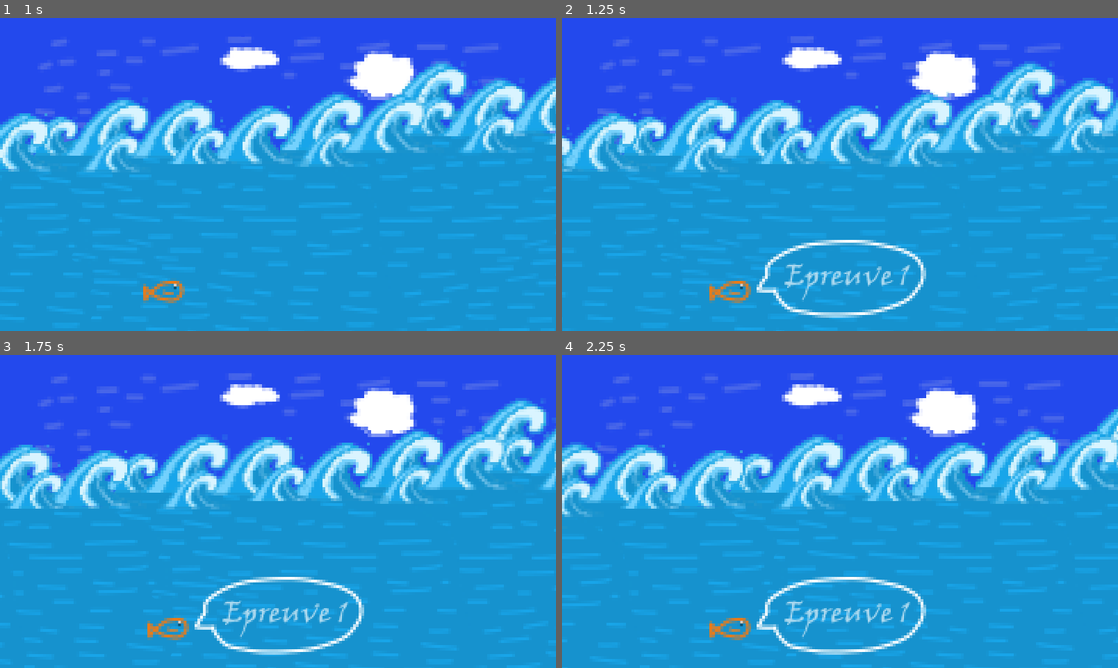
Above: before the commit, frames 1-4 (two rows, left to right).
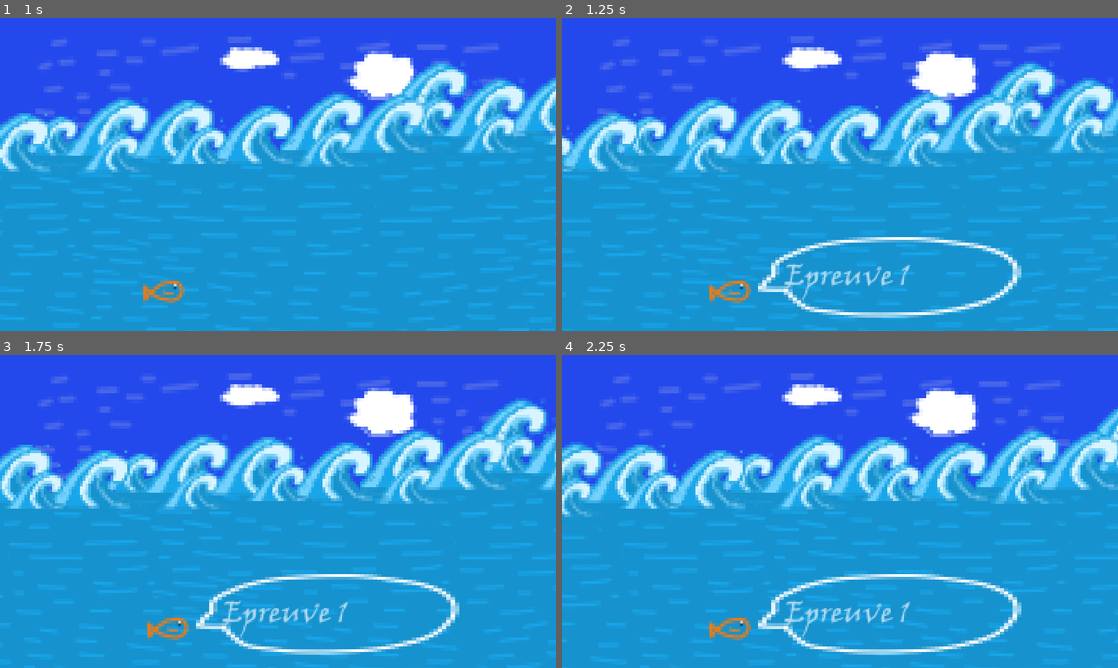
Above: after the commit, the same moments.

Repository: Kira932/godot_jam
Game: Godot game, scene res://scene/transition.tscn
Same seed, same stepped clock (60 frames per second), same inputs: the game is played once before the commit and once after it.
Inputs (mouse positions are in pixels of both pictures, inside the frame that each line leads up to):
- Up to frame 1 (1 s): move the mouse to (400, 158) at 0.52 s; click (400, 158) at 0.6 s
- Up to frame 2 (1.25 s): no input
- Up to frame 3 (1.75 s): move the mouse to (166, 527) at 1.27 s; click (166, 527) at 1.35 s
- Up to frame 4 (2.25 s): move the mouse to (895, 442) at 2.02 s; click (895, 442) at 2.1 s

Frame 1 is identical in both runs. In frame 2, 2.7% of the frame differs, in the area x 35-83%, y 70-96%; in frame 3, 2.7%; in frame 4, 2.7%.

Commit message:
Death anim

Diff:
--- a/scene/transition.tscn
+++ b/scene/transition.tscn
@@ -17,6 +17,7 @@
 [ext_resource type="Texture2D" uid="uid://b7o4ebmogkc55" path="res://assets/transition/9.png" id="12_bamra"]
 [ext_resource type="Texture2D" uid="uid://3uapgwphqlk6" path="res://assets/transition/10.png" id="13_6pl35"]
 [ext_resource type="Texture2D" uid="uid://bim2scg0djl0k" path="res://assets/transition/Pièce vide.png" id="17_n6dsk"]
+[ext_resource type="Texture2D" uid="uid://dn4rka57hbxdm" path="res://assets/transition/Game over.png" id="18_pf6ih"]
 
 [sub_resource type="Animation" id="Animation_syitw"]
 length = 0.001
@@ -188,6 +189,18 @@
 "update": 1,
 "values": [false]
 }
+tracks/14/type = "value"
+tracks/14/imported = false
+tracks/14/enabled = true
+tracks/14/path = NodePath("../GameOver:visible")
+tracks/14/interp = 1
+tracks/14/loop_wrap = true
+tracks/14/keys = {
+"times": PackedFloat32Array(0),
+"transitions": PackedFloat32Array(1),
+"update": 1,
+"values": [false]
+}
 
 [sub_resource type="Animation" id="Animation_uyhve"]
 resource_name = "VagueAnim"
@@ -829,9 +842,74 @@
 "values": [false, true, false]
 }
 
+[sub_resource type="Animation" id="Animation_khi3x"]
+resource_name = "TransitionDeath"
+length = 5.0
+tracks/0/type = "value"
+tracks/0/imported = false
+tracks/0/enabled = true
+tracks/0/path = NodePath(".:position")
+tracks/0/interp = 1
+tracks/0/loop_wrap = true
+tracks/0/keys = {
+"times": PackedFloat32Array(0, 0.5, 4, 5),
+"transitions": PackedFloat32Array(1, 1, 1, 1),
+"update": 0,
+"values": [Vector2(-2013.55, 20), Vector2(-555, 20), Vector2(732, 20), Vector2(3330, 20)]
+}
+tracks/1/type = "value"
+tracks/1/imported = false
+tracks/1/enabled = true
+tracks/1/path = NodePath("../Fish:position")
+tracks/1/interp = 1
+tracks/1/loop_wrap = true
+tracks/1/keys = {
+"times": PackedFloat32Array(0, 1, 4, 5),
+"transitions": PackedFloat32Array(1, 1, 1, 1),
+"update": 0,
+"values": [Vector2(-1340, 400), Vector2(-383, 400), Vector2(-383, 400), Vector2(1300, 383)]
+}
+tracks/2/type = "value"
+tracks/2/imported = false
+tracks/2/enabled = true
+tracks/2/path = NodePath("../TextBubble:visible")
+tracks/2/interp = 1
+tracks/2/loop_wrap = true
+tracks/2/keys = {
+"times": PackedFloat32Array(0, 1, 4, 5),
+"transitions": PackedFloat32Array(1, 1, 1, 1),
+"update": 1,
+"values": [false, true, false, false]
+}
+tracks/3/type = "value"
+tracks/3/imported = false
+tracks/3/enabled = true
+tracks/3/path = NodePath("../Transition:position")
+tracks/3/interp = 1
+tracks/3/loop_wrap = true
+tracks/3/keys = {
+"times": PackedFloat32Array(0, 0.3, 1, 4, 4.2, 5),
+"transitions": PackedFloat32Array(1, 1, 1, 1, 1, 1),
+"update": 0,
+"values": [Vector2(-934, 5), Vector2(-20, 9), Vector2(14, -14), Vector2(14, -14), Vector2(14, -14), Vector2(2040, -6)]
+}
+tracks/4/type = "value"
+tracks/4/imported = false
+tracks/4/enabled = true
+tracks/4/path = NodePath("../GameOver:visible")
+tracks/4/interp = 1
+tracks/4/loop_wrap = true
+tracks/4/keys = {
+"times": PackedFloat32Array(0, 1, 4),
+"transitions": PackedFloat32Array(1, 1, 1),
+"update": 1,
+"values": [false, true, false]
+}
+
 [sub_resource type="AnimationLibrary" id="AnimationLibrary_e2lrx"]
 _data = {
 "RESET": SubResource("Animation_syitw"),
+"TransitionDeath": SubResource("Animation_khi3x"),
 "VagueAnim": SubResource("Animation_uyhve"),
 "VagueAnim_10": SubResource("Animation_6ffpu"),
 "VagueAnim_2": SubResource("Animation_dr75o"),
@@ -1210,6 +1288,118 @@
 "update": 1,
 "values": [false]
 }
+tracks/7/type = "value"
+tracks/7/imported = false
+tracks/7/enabled = true
+tracks/7/path = NodePath("PièceVide4:visible")
+tracks/7/interp = 1
+tracks/7/loop_wrap = true
+tracks/7/keys = {
+"times": PackedFloat32Array(0),
+"transitions": PackedFloat32Array(1),
+"update": 1,
+"values": [false]
+}
+
+[sub_resource type="Animation" id="Animation_v1xh7"]
+resource_name = "HpAnim_Death"
+length = 5.0
+tracks/0/type = "value"
+tracks/0/imported = false
+tracks/0/enabled = true
+tracks/0/path = NodePath("Coin:visible")
+tracks/0/interp = 1
+tracks/0/loop_wrap = true
+tracks/0/keys = {
+"times": PackedFloat32Array(0, 1, 4),
+"transitions": PackedFloat32Array(1, 1, 1),
+"update": 1,
+"values": [false, false, false]
+}
+tracks/1/type = "value"
+tracks/1/imported = false
+tracks/1/enabled = true
+tracks/1/path = NodePath("Coin2:visible")
+tracks/1/interp = 1
+tracks/1/loop_wrap = true
+tracks/1/keys = {
+"times": PackedFloat32Array(0, 1, 4),
+"transitions": PackedFloat32Array(1, 1, 1),
+"update": 1,
+"values": [false, false, false]
+}
+tracks/2/type = "value"
+tracks/2/imported = false
+tracks/2/enabled = true
+tracks/2/path = NodePath("Coin3:visible")
+tracks/2/interp = 1
+tracks/2/loop_wrap = true
+tracks/2/keys = {
+"times": PackedFloat32Array(0, 1, 4),
+"transitions": PackedFloat32Array(1, 1, 1),
+"update": 1,
+"values": [false, false, false]
+}
+tracks/3/type = "value"
+tracks/3/imported = false
+tracks/3/enabled = true
+tracks/3/path = NodePath("Coin4:visible")
+tracks/3/interp = 1
+tracks/3/loop_wrap = true
+tracks/3/keys = {
+"times": PackedFloat32Array(0, 1, 4),
+"transitions": PackedFloat32Array(1, 1, 1),
+"update": 1,
+"values": [false, false, false]
+}
+tracks/4/type = "value"
+tracks/4/imported = false
+tracks/4/enabled = true
+tracks/4/path = NodePath("PièceVide:visible")
+tracks/4/interp = 1
+tracks/4/loop_wrap = true
+tracks/4/keys = {
+"times": PackedFloat32Array(0, 1, 4),
+"transitions": PackedFloat32Array(1, 1, 1),
+"update": 1,
+"values": [false, true, false]
+}
+tracks/5/type = "value"
+tracks/5/imported = false
+tracks/5/enabled = true
+tracks/5/path = NodePath("PièceVide2:visible")
+tracks/5/interp = 1
+tracks/5/loop_wrap = true
+tracks/5/keys = {
+"times": PackedFloat32Array(0, 1, 4),
+"transitions": PackedFloat32Array(1, 1, 1),
+"update": 1,
+"values": [false, true, false]
+}
+tracks/6/type = "value"
+tracks/6/imported = false
+tracks/6/enabled = true
+tracks/6/path = NodePath("PièceVide3:visible")
+tracks/6/interp = 1
+tracks/6/loop_wrap = true
+tracks/6/keys = {
+"times": PackedFloat32Array(0, 1, 4),
+"transitions": PackedFloat32Array(1, 1, 1),
+"update": 1,
+"values": [false, true, false]
+}
+tracks/7/type = "value"
+tracks/7/imported = false
+tracks/7/enabled = true
+tracks/7/path = NodePath("PièceVide4:visible")
+tracks/7/interp = 1
+tracks/7/loop_wrap = true
+tracks/7/keys = {
+"times": PackedFloat32Array(0, 1, 4),
+"transitions": PackedFloat32Array(1, 1, 1),
+"update": 1,
+"values": [false, true, false]
+}
 
 [sub_resource type="AnimationLibrary" id="AnimationLibrary_8n16j"]
 _data = {
@@ -1217,6 +1407,7 @@
 "HpAnim_1HP": SubResource("Animation_fx1u4"),
 "HpAnim_2HP": SubResource("Animation_8ajjm"),
 "HpAnim_3HP": SubResource("Animation_uim71"),
+"HpAnim_Death": SubResource("Animation_v1xh7"),
 "RESET": SubResource("Animation_3pjs3")
 }
 
@@ -1239,8 +1430,8 @@
 [node name="TextBubble" type="Sprite2D" parent="."]
 visible = false
 z_index = 2
-position = Vector2(0.0570984, 360.606)
-scale = Vector2(0.640983, 0.640983)
+position = Vector2(164, 355.106)
+scale = Vector2(0.993548, 0.667172)
 texture = ExtResource("4_8501b")
 
 [node name="1" type="Sprite2D" parent="."]
@@ -1387,6 +1578,13 @@
 scale = Vector2(0.66, 0.66)
 texture = ExtResource("17_n6dsk")
 
+[node name="GameOver" type="Sprite2D" parent="."]
+visible = false
+z_index = 1
+position = Vector2(200.29, 357.125)
+scale = Vector2(0.565524, 0.565524)
+texture = ExtResource("18_pf6ih")
+
 [node name="HPPLayer" type="AnimationPlayer" parent="."]
 libraries = {
 "": SubResource("AnimationLibrary_8n16j")
Binary file added: assets/transition/Game over.png
Not shown, added: assets/transition/Game over.png.import
Not shown: 1 places in scene/transition.tscn that only renumber resources
